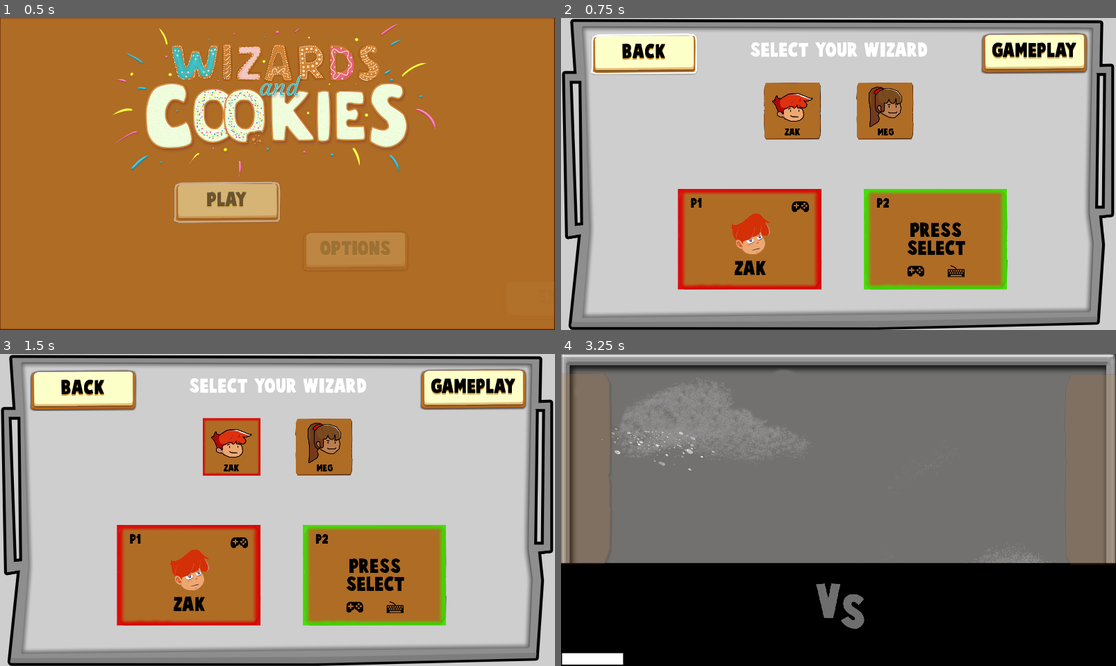
Above: before the commit, frames 1-4 (two rows, left to right).
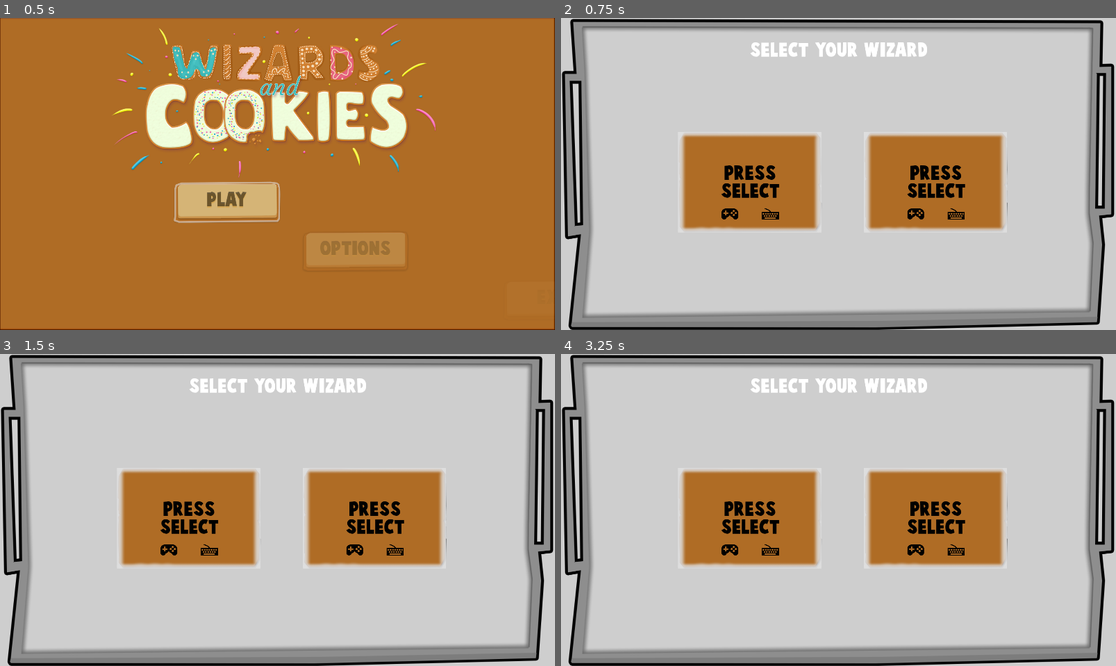
Above: after the commit, the same moments.

Repository: stranker/WizardAndCookies_Godot
Game: Godot game, scene res://Scenes/MainMenu.tscn
Same seed, same stepped clock (60 frames per second), same inputs: the game is played once before the commit and once after it.
Inputs (mouse positions are in pixels of both pictures, inside the frame that each line leads up to):
- Up to frame 1 (0.5 s): no input
- Up to frame 2 (0.75 s): click "PLAY" at 0.5 s
- Up to frame 3 (1.5 s): click (233, 447) at 1.25 s, where only the run before the commit has a clickable "ZAK"
- Up to frame 4 (3.25 s): click (882, 447) at 2 s, where only the run before the commit has a clickable "MEG"; click (1032, 388) at 2.75 s, where only the run before the commit has a clickable "GAMEPLAY"

Frame 1 is identical in both runs. In frame 2, 30% of the frame differs, in the area x 5-95%, y 4-88%; in frame 3, 30%; in frame 4, 97%, in the area x 0-100%, y 0-100%.

Commit message:
Add functionality to character selection screen
-Removed clickable buttons, now we need to accept with both players to continue or press back when nobody is selecting a character to go back to the main menu
-Need to add some kind of confirmation on the panels

Diff:
--- /dev/null
+++ b/Managers/UIManager.gd
@@ -0,0 +1 @@
+extends Node
--- a/Objects/UI/Button.gd
+++ b/Objects/UI/Button.gd
@@ -1,7 +1,6 @@
 extends TextureButton
 
 onready var label : Label = $Label
-onready var anim : AnimationPlayer = $AnimationPlayer
 
 export var text : String
 
--- a/Objects/UI/CharacterSelection/SelectCharacterPanel.gd
+++ b/Objects/UI/CharacterSelection/SelectCharacterPanel.gd
@@ -1,34 +1,114 @@
 extends Control
+
+class_name SelectCharacterPanel
+
+signal on_wizard_selected(selected)
+
+#todo mover esto a otro lado
+class WizardData:
+	var player_color : Color
+	var portrait_URL : String
+	var name_string : String
 
 onready var waiting_for_player_panel : Control = $WaitingForPlayerPanel
 onready var selected_character_panel : Control = $SelectCharacterPanel
 onready var highlight : TextureRect  = $Highlight
 onready var player_id_label : Label  = $PlayerId
+onready var name_label : Label = $SelectCharacterPanel/Name
 onready var portrait : TextureRect   = $SelectCharacterPanel/Portrait
 onready var input_type : TextureRect = $SelectCharacterPanel/InputType
 
+onready var select : String
+onready var back : String
+onready var move_left : String
+onready var move_right : String
+
+export var player_id : int = -1
 export var waiting_for_player : bool
-export var player_color : Color
-export var player_id : int
 export var is_using_gamepad : bool
+export var wizard_selected : bool = false
 
-var zak_portrait_URL  : String = "res://Assets/UI/CharacterSelection/Asset_ZakFace.png"
-var meg_portrait_URL  : String = "res://Assets/UI/CharacterSelection/Asset_MegFace.png"
 var gamepad_icon_URL  : String = "res://Assets/UI/CharacterSelection/Asset_Joystick.png"
 var keyboard_icon_URL : String = "res://Assets/UI/CharacterSelection/Asset_Keyboard.png"
 
-func _process(delta: float) -> void:
-	waiting_for_player_panel.visible = true  if waiting_for_player else false
-	selected_character_panel.visible = false if waiting_for_player else true
-	highlight.modulate = player_color
+var wizard_1 : WizardData
+var wizard_2 : WizardData
+var wizards_array
+var current_wizard_id : int = 0
+var current_wizard : WizardData
+
+func _ready() -> void:
+	reset()
+	wizard_1 = WizardData.new()
+	wizard_2 = WizardData.new()
+	current_wizard = wizard_1
+	wizards_array = [wizard_1, wizard_2]
+	wizard_1.name_string = "Zak"
+	wizard_2.name_string = "Meg"
+	wizard_1.player_color = Color.red
+	wizard_2.player_color = Color.green
+	wizard_1.portrait_URL = "res://Assets/UI/CharacterSelection/Asset_ZakFace.png"
+	wizard_2.portrait_URL = "res://Assets/UI/CharacterSelection/Asset_MegFace.png"
+	pass
+
+func _unhandled_input(event: InputEvent) -> void:
+	if (waiting_for_player || wizard_selected):
+		return
+
+	if (event.is_action_pressed(move_left)):
+		move_trough_wizards_array(false)
+	elif (event.is_action_pressed(move_right)):
+		move_trough_wizards_array(true)
+	elif (event.is_action_pressed(select)):
+		wizard_selected = true
+		emit_signal("on_wizard_selected", wizard_selected)
+	elif (event.is_action_pressed(back)):
+		wizard_selected = false
+		emit_signal("on_wizard_selected", wizard_selected)
+	pass
+
+func set_panel_status(value:bool, new_player_id:int) -> void:
+	waiting_for_player = value
+	waiting_for_player_panel.visible = waiting_for_player
+	selected_character_panel.visible = !waiting_for_player
+	player_id = new_player_id
+	update_inputs()
+
+	if (waiting_for_player):
+		reset()
+	else:
+		update_panel()
+	pass
+
+func update_panel() -> void:
+	highlight.modulate = current_wizard.player_color
 	player_id_label.text = "P" + str(player_id)
+	name_label.text = current_wizard.name_string
 
 	var icon_URL = gamepad_icon_URL if is_using_gamepad else keyboard_icon_URL
 	input_type.texture = load(icon_URL)
 
-	match player_id:
-		1:
-			portrait.texture = load(zak_portrait_URL)
-		2:
-			portrait.texture = load(meg_portrait_URL)
+	portrait.texture = load(current_wizard.portrait_URL)
 	pass
+
+func move_trough_wizards_array(direction_up : bool) -> void:
+	current_wizard_id = current_wizard_id + 1 if direction_up else current_wizard_id - 1
+	current_wizard_id = clamp(current_wizard_id, 0, 1) #update if we add more wizards
+	current_wizard = wizards_array[current_wizard_id]
+	update_panel()
+	pass
+
+func reset() -> void:
+	highlight.modulate = Color.white
+	name_label.text = ""
+	player_id_label.text = ""
+	input_type.texture = null
+	portrait.texture = null
+	pass
+
+func update_inputs() -> void:
+	select = "ui_select_" + str(player_id)
+	back = "ui_back_" + str(player_id)
+	move_left = "move_left_" + str(player_id)
+	move_right = "move_right_" + str(player_id)
+	pass
--- a/Objects/UI/CharacterSelection/SelectCharacterPanel.tscn
+++ b/Objects/UI/CharacterSelection/SelectCharacterPanel.tscn
@@ -48,7 +48,6 @@
 }
 
 [node name="WaitingForPlayerPanel" type="Control" parent="."]
-visible = false
 margin_right = 40.0
 margin_bottom = 40.0
 __meta__ = {
@@ -98,6 +97,7 @@
 }
 
 [node name="SelectCharacterPanel" type="Control" parent="."]
+visible = false
 margin_right = 500.0
 margin_bottom = 350.0
 __meta__ = {
--- a/Scenes/CharacterSelection.gd
+++ b/Scenes/CharacterSelection.gd
@@ -2,9 +2,57 @@
 
 onready var scene_manager : SceneManager = get_node("/root/SceneManager")
 onready var back_button : TextureButton  = $BackBtn
+onready var character_panels = [$SelectCharacterPanel1, $SelectCharacterPanel2]
+
+onready var ui_select_1 : String  = "ui_select_1"
+onready var ui_select_2 : String  = "ui_select_2"
+onready var ui_back_1 : String  = "ui_back_1"
+onready var ui_back_2 : String  = "ui_back_2"
+
+var player_1_panel : int = -1
+var player_2_panel : int = -1
+var player_selecting_panels = [player_1_panel, player_2_panel]
+
+var current_players : int = 0
+var players_accepted : int = 0
 
 func _ready() -> void:
-	back_button.grab_focus()
+	pass
+
+func _unhandled_input(event: InputEvent) -> void:
+	if (event.is_action_pressed(ui_select_1)):
+		add_player(1)
+	elif (event.is_action_pressed(ui_select_2)):
+		add_player(2)
+	elif (event.is_action_pressed(ui_back_1)):
+		remove_player(1)
+	elif (event.is_action_pressed(ui_back_2)):
+		remove_player(2)
+	pass
+
+func add_player(player_id:int) -> void:
+	if (current_players < 2 and player_selecting_panels[player_id - 1] == -1):
+		for i in range(character_panels.size()):
+			var character_panel = character_panels[i] as SelectCharacterPanel
+			if character_panel.waiting_for_player:
+				character_panel.set_panel_status(false, player_id)
+				current_players += 1
+				player_selecting_panels[player_id - 1] = i
+				return
+	pass
+
+func remove_player(player_id:int) -> void:
+	if current_players > 0:
+		if player_selecting_panels[player_id - 1] != -1:
+			for i in range(character_panels.size()):
+				var character_panel = character_panels[i] as SelectCharacterPanel
+				if !character_panel.waiting_for_player and character_panel.player_id == player_id:
+					current_players -= 1
+					character_panel.set_panel_status(true, player_id)
+					player_selecting_panels[player_id - 1] = -1
+					return
+	else:
+		_on_BackBtn_pressed()
 	pass
 
 func _on_GameplayBtn_pressed() -> void:
@@ -14,3 +62,18 @@
 func _on_BackBtn_pressed() -> void:
 	scene_manager.change_scene(scene_manager.Scenes.MAIN_MENU)
 	pass
+
+func _on_SelectCharacterPanel1_on_wizard_selected(selected):
+	add_players_accepted(selected)
+	pass
+
+
+func _on_SelectCharacterPanel2_on_wizard_selected(selected):
+	add_players_accepted(selected)
+	pass
+
+func add_players_accepted(add) -> void:
+	players_accepted = players_accepted + 1 if add else players_accepted - 1
+	if (players_accepted == 2):
+		_on_GameplayBtn_pressed()
+	pass
--- a/Scenes/CharacterSelection.tscn
+++ b/Scenes/CharacterSelection.tscn
@@ -1,11 +1,8 @@
-[gd_scene load_steps=10 format=2]
+[gd_scene load_steps=7 format=2]
 
 [ext_resource path="res://Scenes/CharacterSelection.gd" type="Script" id=1]
 [ext_resource path="res://Objects/UI/Button.tscn" type="PackedScene" id=2]
 [ext_resource path="res://Assets/UI/CharacterSelection/BackgroundTray.png" type="Texture" id=3]
-[ext_resource path="res://Objects/UI/CharacterSelection/PortraitButton.tscn" type="PackedScene" id=4]
-[ext_resource path="res://Objects/Wizards/Meg/MegHead.png" type="Texture" id=5]
-[ext_resource path="res://Objects/Wizards/Zak/ZakHead.png" type="Texture" id=6]
 [ext_resource path="res://Objects/UI/CharacterSelection/SelectCharacterPanel.tscn" type="PackedScene" id=7]
 [ext_resource path="res://Assets/Fonts/font_62.tres" type="DynamicFont" id=8]
 
@@ -46,6 +43,7 @@
 }
 
 [node name="GameplayBtn" parent="." instance=ExtResource( 2 )]
+visible = false
 anchor_left = 1.0
 anchor_right = 1.0
 margin_left = -470.0
@@ -55,55 +53,26 @@
 text = "GAMEPLAY"
 
 [node name="BackBtn" parent="." instance=ExtResource( 2 )]
+visible = false
 margin_left = 100.0
 margin_top = 53.0
 margin_right = 476.0
 margin_bottom = 197.0
 text = "BACK"
 
-[node name="PortraitButton1" parent="." instance=ExtResource( 4 )]
-anchor_left = 0.5
-anchor_top = 0.5
-anchor_right = 0.5
-anchor_bottom = 0.5
-margin_left = -259.0
-margin_top = -318.0
-margin_right = -59.0
-margin_bottom = -118.0
-name_text = "ZAK"
-portrait_URL = ExtResource( 6 )
-player_color = Color( 1, 0, 0, 1 )
-
-[node name="PortraitButton2" parent="." instance=ExtResource( 4 )]
-anchor_left = 0.5
-anchor_top = 0.5
-anchor_right = 0.5
-anchor_bottom = 0.5
-margin_left = 61.0
-margin_top = -318.0
-margin_right = 261.0
-margin_bottom = -118.0
-name_text = "MEG"
-portrait_URL = ExtResource( 5 )
-player_color = Color( 0, 1, 0.203922, 1 )
-
 [node name="SelectCharacterPanel1" parent="." instance=ExtResource( 7 )]
 margin_left = 405.0
-margin_top = 592.0
+margin_top = 394.0
 margin_right = 905.0
-margin_bottom = 942.0
-player_color = Color( 1, 0, 0, 1 )
-player_id = 1
-is_using_gamepad = true
+margin_bottom = 744.0
+waiting_for_player = true
 
 [node name="SelectCharacterPanel2" parent="." instance=ExtResource( 7 )]
 margin_left = 1048.0
-margin_top = 592.0
+margin_top = 394.0
 margin_right = 1548.0
-margin_bottom = 942.0
+margin_bottom = 744.0
 waiting_for_player = true
-player_color = Color( 0.290196, 1, 0, 1 )
-player_id = 2
 
 [node name="Label" type="Label" parent="."]
 anchor_left = 0.5
@@ -117,3 +86,5 @@
 
 [connection signal="pressed" from="GameplayBtn" to="." method="_on_GameplayBtn_pressed"]
 [connection signal="pressed" from="BackBtn" to="." method="_on_BackBtn_pressed"]
+[connection signal="on_wizard_selected" from="SelectCharacterPanel1" to="." method="_on_SelectCharacterPanel1_on_wizard_selected"]
+[connection signal="on_wizard_selected" from="SelectCharacterPanel2" to="." method="_on_SelectCharacterPanel2_on_wizard_selected"]
--- a/project.godot
+++ b/project.godot
@@ -33,6 +33,11 @@
 "class": "RangeSpell",
 "language": "GDScript",
 "path": "res://Objects/Spells/RangeSpell.gd"
+}, {
+"base": "Control",
+"class": "SelectCharacterPanel",
+"language": "GDScript",
+"path": "res://Objects/UI/CharacterSelection/SelectCharacterPanel.gd"
 }, {
 "base": "Area2D",
 "class": "Spell",
@@ -65,6 +70,7 @@
 "MainCamera": "",
 "MeleeSpeel": "",
 "RangeSpell": "",
+"SelectCharacterPanel": "",
 "Spell": "",
 "SpellData": "",
 "SpellEffect": "",
@@ -92,6 +98,58 @@
 
 [input]
 
+ui_accept={
+"deadzone": 0.5,
+"events": [  ]
+}
+ui_select={
+"deadzone": 0.5,
+"events": [  ]
+}
+ui_cancel={
+"deadzone": 0.5,
+"events": [  ]
+}
+ui_focus_next={
+"deadzone": 0.5,
+"events": [  ]
+}
+ui_focus_prev={
+"deadzone": 0.5,
+"events": [  ]
+}
+ui_left={
+"deadzone": 0.5,
+"events": [  ]
+}
+ui_right={
+"deadzone": 0.5,
+"events": [  ]
+}
+ui_up={
+"deadzone": 0.5,
+"events": [  ]
+}
+ui_down={
+"deadzone": 0.5,
+"events": [  ]
+}
+ui_page_up={
+"deadzone": 0.5,
+"events": [  ]
+}
+ui_page_down={
+"deadzone": 0.5,
+"events": [  ]
+}
+ui_home={
+"deadzone": 0.5,
+"events": [  ]
+}
+ui_end={
+"deadzone": 0.5,
+"events": [  ]
+}
 move_left_1={
 "deadzone": 0.5,
 "events": [ Object(InputEventKey,"resource_local_to_scene":false,"resource_name":"","device":0,"alt":false,"shift":false,"control":false,"meta":false,"command":false,"pressed":false,"scancode":0,"physical_scancode":65,"unicode":0,"echo":false,"script":null)
@@ -185,6 +243,26 @@
 "deadzone": 0.5,
 "events": [ Object(InputEventKey,"resource_local_to_scene":false,"resource_name":"","device":0,"alt":false,"shift":false,"control":false,"meta":false,"command":false,"pressed":false,"scancode":0,"physical_scancode":16777355,"unicode":0,"echo":false,"script":null)
 , Object(InputEventJoypadButton,"resource_local_to_scene":false,"resource_name":"","device":1,"button_index":3,"pressure":0.0,"pressed":false,"script":null)
+ ]
+}
+ui_back_1={
+"deadzone": 0.5,
+"events": [ Object(InputEventKey,"resource_local_to_scene":false,"resource_name":"","device":0,"alt":false,"shift":false,"control":false,"meta":false,"command":false,"pressed":false,"scancode":0,"physical_scancode":16777217,"unicode":0,"echo":false,"script":null)
+ ]
+}
+ui_back_2={
+"deadzone": 0.5,
+"events": [ Object(InputEventKey,"resource_local_to_scene":false,"resource_name":"","device":0,"alt":false,"shift":false,"control":false,"meta":false,"command":false,"pressed":false,"scancode":0,"physical_scancode":16777359,"unicode":0,"echo":false,"script":null)
+ ]
+}
+ui_select_1={
+"deadzone": 0.5,
+"events": [ Object(InputEventKey,"resource_local_to_scene":false,"resource_name":"","device":0,"alt":false,"shift":false,"control":false,"meta":false,"command":false,"pressed":false,"scancode":0,"physical_scancode":32,"unicode":0,"echo":false,"script":null)
+ ]
+}
+ui_select_2={
+"deadzone": 0.5,
+"events": [ Object(InputEventKey,"resource_local_to_scene":false,"resource_name":"","device":0,"alt":false,"shift":false,"control":false,"meta":false,"command":false,"pressed":false,"scancode":0,"physical_scancode":16777351,"unicode":0,"echo":false,"script":null)
  ]
 }
 
